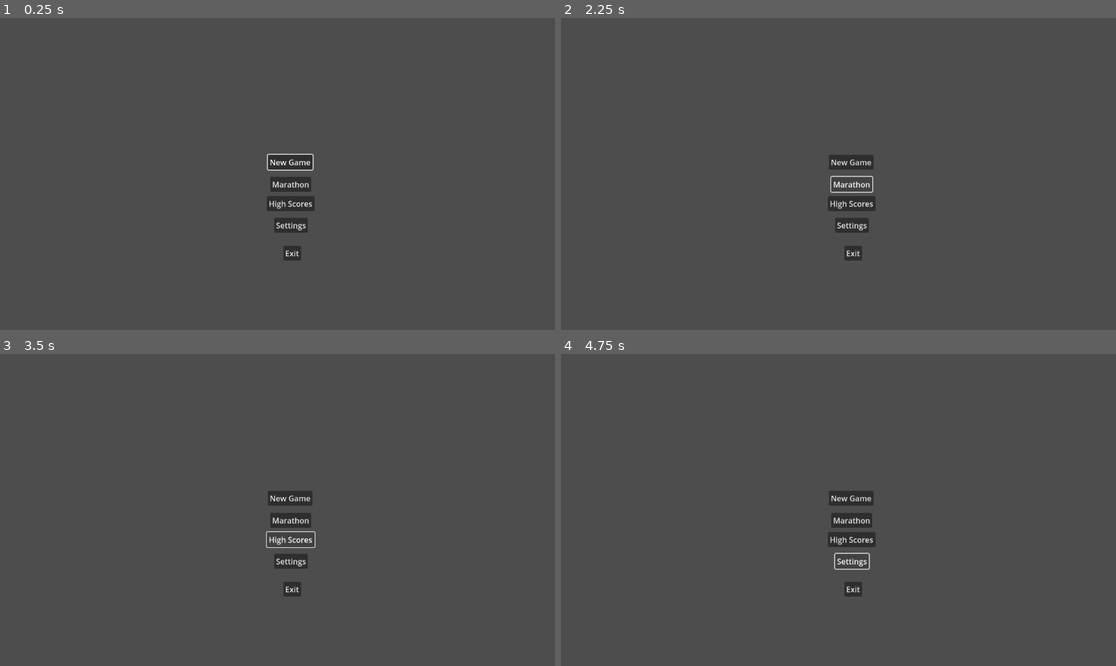
Above: before the commit, frames 1-4 (two rows, left to right).
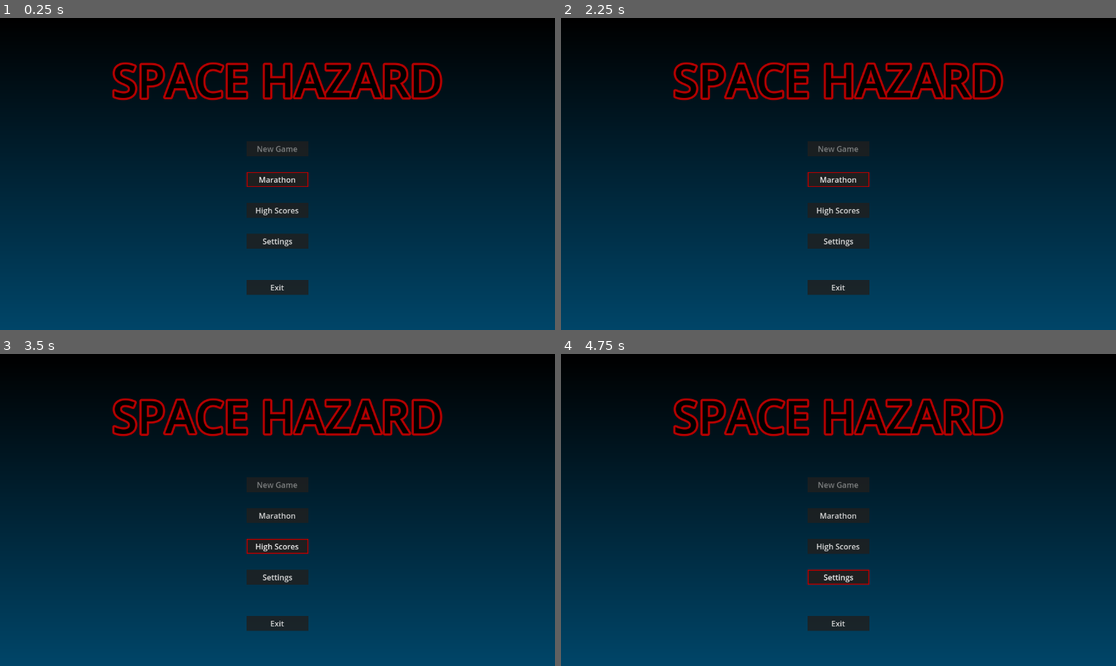
Above: after the commit, the same moments.

Repository: fractalate/space-hazard
Game: Godot game, scene res://main.tscn
Same seed, same stepped clock (60 frames per second), same inputs: the game is played once before the commit and once after it.
Inputs (mouse positions are in pixels of both pictures, inside the frame that each line leads up to):
- Up to frame 1 (0.25 s): no input
- Up to frame 2 (2.25 s): click (849, 161) at 0.5 s, where only the run before the commit has a clickable "New Game"; click (849, 161) at 1.25 s, where only the run before the commit has a clickable "New Game"; click "Marathon" at 2 s
- Up to frame 3 (3.5 s): click "High Scores" at 2.75 s
- Up to frame 4 (4.75 s): click "Settings" at 3.5 s; hold Right (right) from 4.28 s (still down)

The runs differ from the first frame. In frame 1, 100% of the frame differs, in the area x 0-100%, y 0-100%; in frame 2, 100%; in frame 3, 100%; in frame 4, 100%.

Commit message:
Rework of Main Menu Styles

Diff:
--- a/main.tscn
+++ b/main.tscn
@@ -1,8 +1,16 @@
-[gd_scene load_steps=4 format=3 uid="uid://lqfyl1xi516f"]
+[gd_scene load_steps=6 format=3 uid="uid://lqfyl1xi516f"]
 
 [ext_resource type="PackedScene" uid="uid://ctn8w848u7qy5" path="res://utilities/despawn_area.tscn" id="1_b42yi"]
 [ext_resource type="Script" path="res://main.gd" id="1_c7a0q"]
 [ext_resource type="PackedScene" uid="uid://cmopyk7kjtsas" path="res://menus/main_menu.tscn" id="3_6axse"]
+
+[sub_resource type="Gradient" id="Gradient_iv2ni"]
+colors = PackedColorArray(0, 0, 0, 1, 0, 0.27451, 0.411765, 1)
+metadata/_snap_count = 13
+
+[sub_resource type="GradientTexture1D" id="GradientTexture1D_0i6y3"]
+gradient = SubResource("Gradient_iv2ni")
+width = 650
 
 [node name="Main" type="Node2D"]
 script = ExtResource("1_c7a0q")
@@ -10,4 +18,9 @@
 [node name="DespawnArea" parent="." instance=ExtResource("1_b42yi")]
 position = Vector2(16, -9)
 
+[node name="Polygon2D" type="Polygon2D" parent="."]
+texture = SubResource("GradientTexture1D_0i6y3")
+texture_rotation = -1.5708
+polygon = PackedVector2Array(1152, 648, 1152, 0, 0, 0, 0, 648)
+
 [node name="MainMenu" parent="." instance=ExtResource("3_6axse")]
--- a/menus/main_menu.gd
+++ b/menus/main_menu.gd
@@ -1,6 +1,7 @@
 extends Control
 
-@onready var ButtonNewGame = $ButtonNewGame
+#@onready var ButtonNewGame = $ButtonNewGame
+@onready var ButtonMarathon = $ButtonMarathon
 
 func select_default_button():
-	ButtonNewGame.grab_focus()
+	ButtonMarathon.grab_focus()
--- a/menus/main_menu.tscn
+++ b/menus/main_menu.tscn
@@ -1,6 +1,13 @@
-[gd_scene load_steps=2 format=3 uid="uid://cmopyk7kjtsas"]
+[gd_scene load_steps=4 format=3 uid="uid://cmopyk7kjtsas"]
 
 [ext_resource type="Script" path="res://menus/main_menu.gd" id="1_32ytp"]
+[ext_resource type="Theme" uid="uid://c2up455gxqrrh" path="res://menus/main_menu_button.tres" id="2_lxvu5"]
+
+[sub_resource type="LabelSettings" id="LabelSettings_e2up5"]
+font_size = 94
+font_color = Color(0, 0, 0, 1)
+outline_size = 18
+outline_color = Color(0.705882, 0, 0, 1)
 
 [node name="MainMenu" type="Control"]
 layout_mode = 3
@@ -12,45 +19,61 @@
 script = ExtResource("1_32ytp")
 
 [node name="ButtonNewGame" type="Button" parent="."]
-offset_left = 556.0
-offset_top = 284.0
-offset_right = 649.0
-offset_bottom = 315.0
+offset_left = 512.0
+offset_top = 256.0
+offset_right = 640.0
+offset_bottom = 287.0
 focus_neighbor_bottom = NodePath("../ButtonMarathon")
+theme = ExtResource("2_lxvu5")
+disabled = true
 text = "New Game"
 
 [node name="ButtonMarathon" type="Button" parent="."]
-offset_left = 561.0
-offset_top = 330.0
-offset_right = 646.0
-offset_bottom = 361.0
+offset_left = 512.0
+offset_top = 320.0
+offset_right = 640.0
+offset_bottom = 351.0
 focus_neighbor_top = NodePath("../ButtonNewGame")
 focus_neighbor_bottom = NodePath("../ButtonHighScores")
+theme = ExtResource("2_lxvu5")
 text = "Marathon"
 
 [node name="ButtonHighScores" type="Button" parent="."]
-offset_left = 554.0
-offset_top = 370.0
-offset_right = 653.0
-offset_bottom = 401.0
+offset_left = 512.0
+offset_top = 384.0
+offset_right = 640.0
+offset_bottom = 415.0
 focus_neighbor_top = NodePath("../ButtonMarathon")
 focus_neighbor_bottom = NodePath("../ButtonSettings")
+theme = ExtResource("2_lxvu5")
 text = "High Scores
 "
 
 [node name="ButtonSettings" type="Button" parent="."]
-offset_left = 569.0
-offset_top = 415.0
-offset_right = 639.0
-offset_bottom = 446.0
+offset_left = 512.0
+offset_top = 448.0
+offset_right = 640.0
+offset_bottom = 479.0
 focus_neighbor_top = NodePath("../ButtonHighScores")
 focus_neighbor_bottom = NodePath("../ButtonExit")
+theme = ExtResource("2_lxvu5")
 text = "Settings"
 
 [node name="ButtonExit" type="Button" parent="."]
-offset_left = 588.0
-offset_top = 473.0
-offset_right = 625.0
-offset_bottom = 504.0
+offset_left = 512.0
+offset_top = 544.0
+offset_right = 640.0
+offset_bottom = 575.0
 focus_neighbor_top = NodePath("../ButtonSettings")
+theme = ExtResource("2_lxvu5")
 text = "Exit"
+
+[node name="Label" type="Label" parent="."]
+layout_mode = 0
+offset_left = 192.0
+offset_top = 64.0
+offset_right = 960.0
+offset_bottom = 87.0
+text = "SPACE HAZARD"
+label_settings = SubResource("LabelSettings_e2up5")
+horizontal_alignment = 1
--- /dev/null
+++ b/menus/main_menu_button.tres
@@ -0,0 +1,14 @@
+[gd_resource type="Theme" load_steps=6 format=3 uid="uid://c2up455gxqrrh"]
+
+[ext_resource type="StyleBox" uid="uid://chcqrar7vx05" path="res://menus/main_menu_button_disabled.tres" id="1_g1tyh"]
+[ext_resource type="StyleBox" uid="uid://cvud3pw7b0324" path="res://menus/main_menu_button_focus.tres" id="2_h5a6h"]
+[ext_resource type="StyleBox" uid="uid://bvvju8elji1ev" path="res://menus/main_menu_button_hover.tres" id="3_qwqxq"]
+[ext_resource type="StyleBox" uid="uid://bda1ppelte2ai" path="res://menus/main_menu_button_normal.tres" id="4_5m6bd"]
+[ext_resource type="StyleBox" uid="uid://bku4gvkmpygqa" path="res://menus/main_menu_button_pressed.tres" id="5_na15c"]
+
+[resource]
+Button/styles/disabled = ExtResource("1_g1tyh")
+Button/styles/focus = ExtResource("2_h5a6h")
+Button/styles/hover = ExtResource("3_qwqxq")
+Button/styles/normal = ExtResource("4_5m6bd")
+Button/styles/pressed = ExtResource("5_na15c")
--- /dev/null
+++ b/menus/main_menu_button_disabled.tres
@@ -0,0 +1,5 @@
+[gd_resource type="StyleBoxFlat" format=3 uid="uid://chcqrar7vx05"]
+
+[resource]
+bg_color = Color(0.121569, 0.121569, 0.121569, 0.839216)
+border_color = Color(0.705882, 0, 0, 1)
--- /dev/null
+++ b/menus/main_menu_button_focus.tres
@@ -0,0 +1,9 @@
+[gd_resource type="StyleBoxFlat" format=3 uid="uid://cvud3pw7b0324"]
+
+[resource]
+bg_color = Color(0.121569, 0.121569, 0.121569, 0.839216)
+border_width_left = 2
+border_width_top = 2
+border_width_right = 2
+border_width_bottom = 2
+border_color = Color(0.705882, 0, 0, 1)
--- /dev/null
+++ b/menus/main_menu_button_hover.tres
@@ -0,0 +1,9 @@
+[gd_resource type="StyleBoxFlat" format=3 uid="uid://bvvju8elji1ev"]
+
+[resource]
+bg_color = Color(0.121569, 0.121569, 0.121569, 0.839216)
+border_width_left = 2
+border_width_top = 2
+border_width_right = 2
+border_width_bottom = 2
+border_color = Color(0.435294, 0, 0, 1)
--- /dev/null
+++ b/menus/main_menu_button_normal.tres
@@ -0,0 +1,5 @@
+[gd_resource type="StyleBoxFlat" format=3 uid="uid://bda1ppelte2ai"]
+
+[resource]
+bg_color = Color(0.121569, 0.121569, 0.121569, 0.839216)
+border_color = Color(0.705882, 0, 0, 1)
--- /dev/null
+++ b/menus/main_menu_button_pressed.tres
@@ -0,0 +1,9 @@
+[gd_resource type="StyleBoxFlat" format=3 uid="uid://bku4gvkmpygqa"]
+
+[resource]
+bg_color = Color(0.745098, 0.745098, 0.745098, 0.831373)
+border_width_left = 2
+border_width_top = 2
+border_width_right = 2
+border_width_bottom = 2
+border_color = Color(0.705882, 0, 0, 1)
